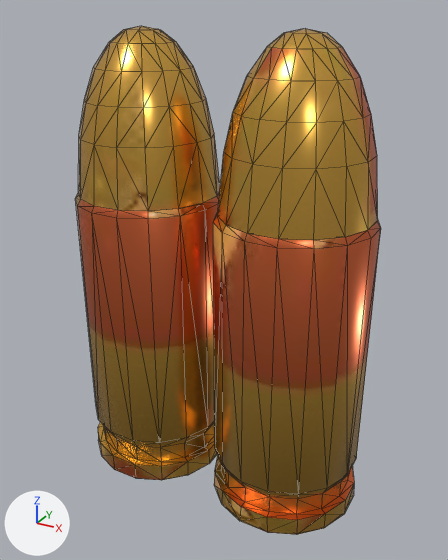
What one commit did to the glTF model assets/models/items/ammo.glb.
Before and after are seen from a 50 mm lens placed at (0.0183, -0.0325, 0.031), pointed at (0.0003, 0.0001, 0.0147). Lighting does not change. The marker at lower left points along +X, +Y and +Z. The first picture is the older version. Mesh edges are drawn as thin lines. Vertices at exactly the same position are counted once.

Names of what the first picture shows: 'ammo'.
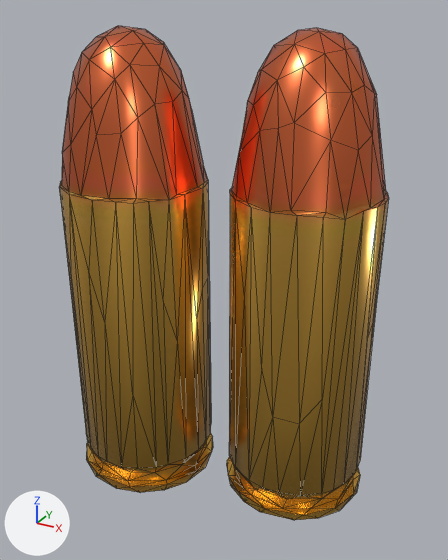
Changed parts and their boxes [x1, y1, x2, y2] in the pictures (448 x 560 px):
'ammo', reshaped (8% wider)
    before: [75, 26, 381, 535]
    after: [59, 26, 389, 520]
part 1 of me_cylinder_005, rebuilt (52% taller)
    before: [213, 212, 381, 535]
    after: [227, 28, 389, 520]
part 2 of me_cylinder_005, rebuilt (6% wider, 60% taller)
    before: [75, 190, 220, 480]
    after: [59, 26, 213, 492]
part 3 of me_cylinder_005, deleted (brown)
    before: [217, 28, 378, 240]
part 4 of me_cylinder_005, deleted (brown)
    before: [79, 26, 220, 211]

The change, as a list of edits to the scene's bpy script:
```text
Change me_cylinder_005:
    used by ob_ammo; location = (0.0, 0.0, 0.0)
    remove me_cylinder_005.from_pydata(...)  # 422 vertices, 800 faces; spans x -0.01..0.01, y -0.0048..0.0048, z 0.0..0.03
    add me_cylinder_005.from_pydata(...)  # 508 vertices, 994 faces; spans x -0.0102..0.0101, y -0.0062..0.0062, z 0.0..0.03
    me_cylinder_005 part 1: the loose piece of 122 vertices spanning x 0.0003..0.01, y -0.0048..0.0048, z 0.0..0.02 is rebuilt with 248 vertices and now spans x 0.0005..0.0101, y -0.0034..0.0062, z 0.0..0.03
    me_cylinder_005 part 2: the loose piece of 120 vertices spanning x -0.01..-0.0003, y -0.0048..0.0048, z 0.0..0.02 is rebuilt with 254 vertices and now spans x -0.0102..-0.0005, y -0.0062..0.0033, z 0.0..0.03
    me_cylinder_005 part 3: the loose piece of 90 vertices spanning x 0.0006..0.0097, y -0.0045..0.0045, z 0.02..0.03 is deleted
    me_cylinder_005 part 4: the loose piece of 90 vertices spanning x -0.0097..-0.0006, y -0.0045..0.0045, z 0.02..0.03 is deleted
    other edits to the shape of me_cylinder_005 do not show in these pictures
```
